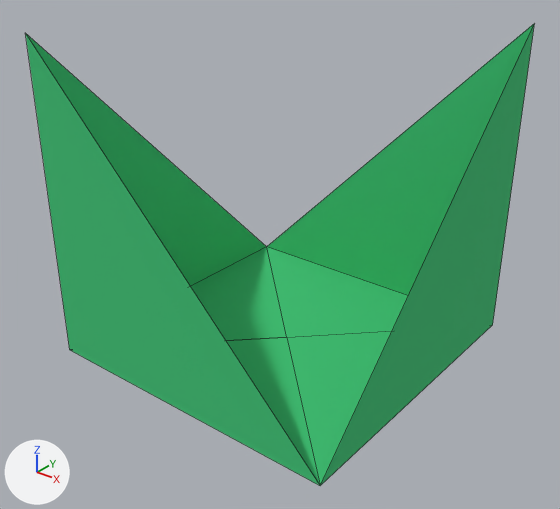
Renders of the glTF model models/seperated_blocks/r1c2_body_green.gltf from each side of a commit.
One viewpoint serves both versions: a 50 mm lens placed at (2.72, -3.473, 1.745), pointed at (0.06, -0.148, -0.316). The axes (+X, +Y, +Z) are drawn at lower left. The lights are the same throughout. Mesh edges are drawn as thin lines. Objects named as collision shapes, trigger or cutter boxes, shadow casters or lower levels of detail are left out. Vertices at the same position are counted once.

The scene before the commit, as lines of its bpy script (objects in view):
```python
me_cube_124 = bpy.data.meshes.new('Cube.124')
me_cube_124.from_pydata(...)  # 11 vertices, 8 faces; spans x -1.0..1.0, y -1.0..1.0, z -1.0..1.0
me_cube_124.materials.append(mat_material_002)  # picture img_minitown_tx
# before: 1 (-1.0, -1.0, 1.0) at pixel (25, 32), 3 (1.0, -1.0, -1.0) at pixel (320, 485), 5 (1.0, 1.0, 1.0) at pixel (534, 23), 7 (1.0, 1.0, 1.0) at pixel (534, 23), 8 (-1.0, 1.0, -1.0) at pixel (266, 246)
# before: 10 (-1.0, -1.0, 1.0) at pixel (25, 32)
ob_r1c2_body_green = bpy.data.objects.new('r1c2_body_green', me_cube_124)
ob_r1c2_body_green.location = (0.0, 0.0, 0.0)
```
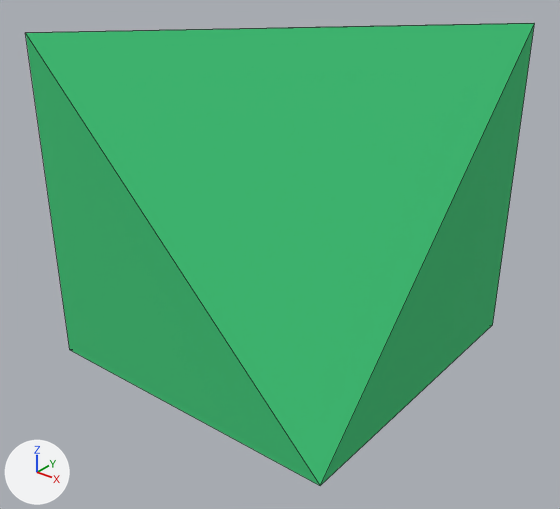
What differs and where, as boxes (x1, y1, x2, y2) in the pictures (560 x 509 px):
'r1c2_body_green', reshaped: before (25, 24, 534, 486); after (25, 23, 534, 486)
part 1 of me_cube_124, added (green): after (26, 23, 534, 485)

What changed in the scene script:
```text
Change me_cube_124:
    used by ob_r1c2_body_green; location = (0.0, 0.0, 0.0)
    verts and faces of me_cube_124; kept vertices keep their numbers, new ones are numbered from 11
    remove me_cube_124.from_pydata(...)  # 11 vertices, 8 faces; spans x -1.0..1.0, y -1.0..1.0, z -1.0..1.0
    add me_cube_124.from_pydata(...)  # 12 vertices, 12 faces; spans x -1.0..1.0, y -1.0..1.0, z -1.0..1.0
    me_cube_124 part 1
    add verts[11] = (0.0, 0.0, 1.0)  # pixel (288, 27)
    add faces += [(1, 5, 11), (1, 3, 5), (7, 10, 11), (7, 8, 10)]
```
